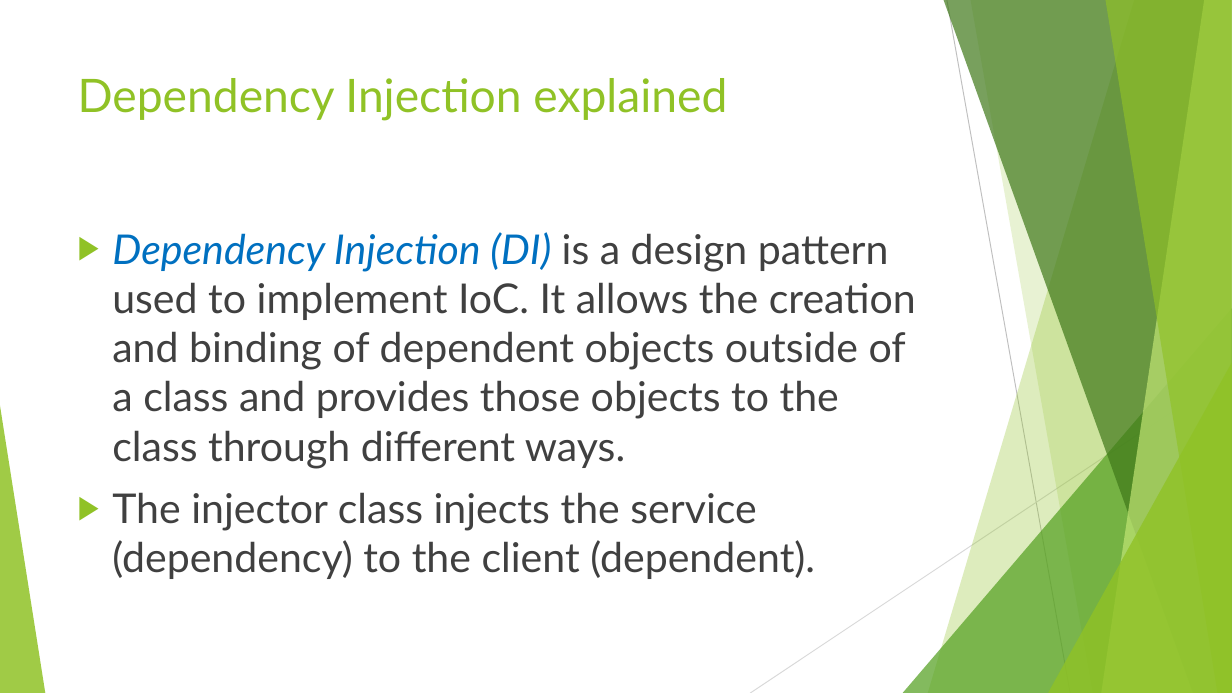
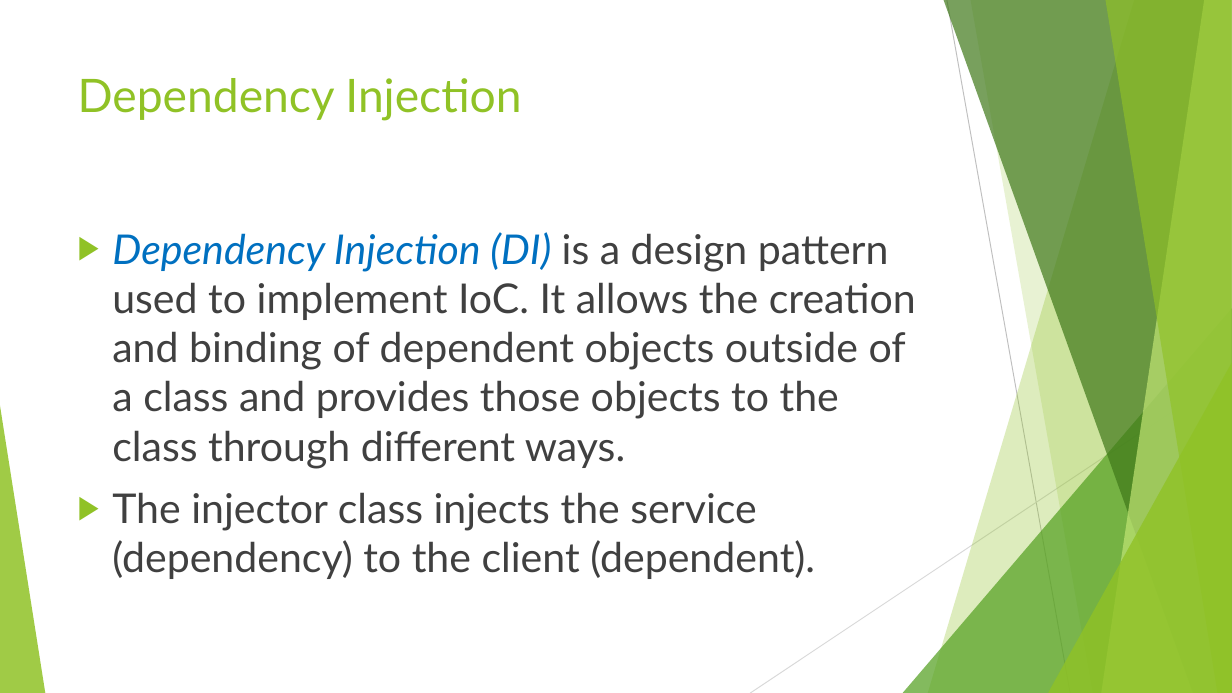
Before and after one commit to ybensman/SpringDemo, a slide deck: slide 14 of Spring_Beginners_1_SpringBootAndCore.pptx (slide 13 before the commit). Drawn at 1232x693 pixels with LibreOffice and Linux fonts; fonts in the diff are those of the drawing. Boxes give left, top, right and bottom in pixels: in the first picture for what was removed or moved away, otherwise in the second. Text is boxed around its words. In the diff, an @@ line names an element or a change of style, - is before the commit and + after.

```diff
--- a/Spring_Beginners_1_SpringBootAndCore.pptx
+++ b/Spring_Beginners_1_SpringBootAndCore.pptx
@@ title at [78,78,521,121]: text changed @@
-Dependency Injection explained
+Dependency Injection
```
Also in this commit, not shown: 3 other slides changed, 2 slides added, 1 slide removed.
